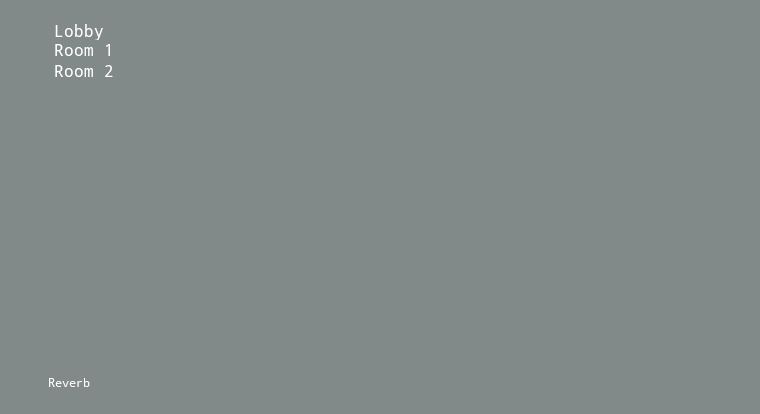
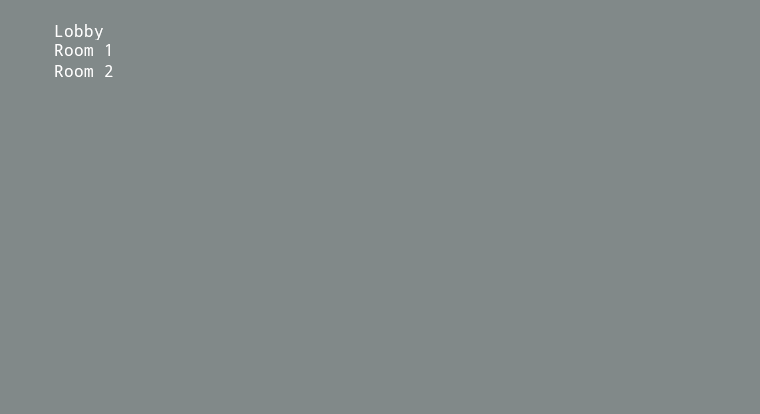
Two versions of the same layered image (760px x 414px). Layer-by-layer changes:
painted on "Background" over 49, 378, 90, 387
